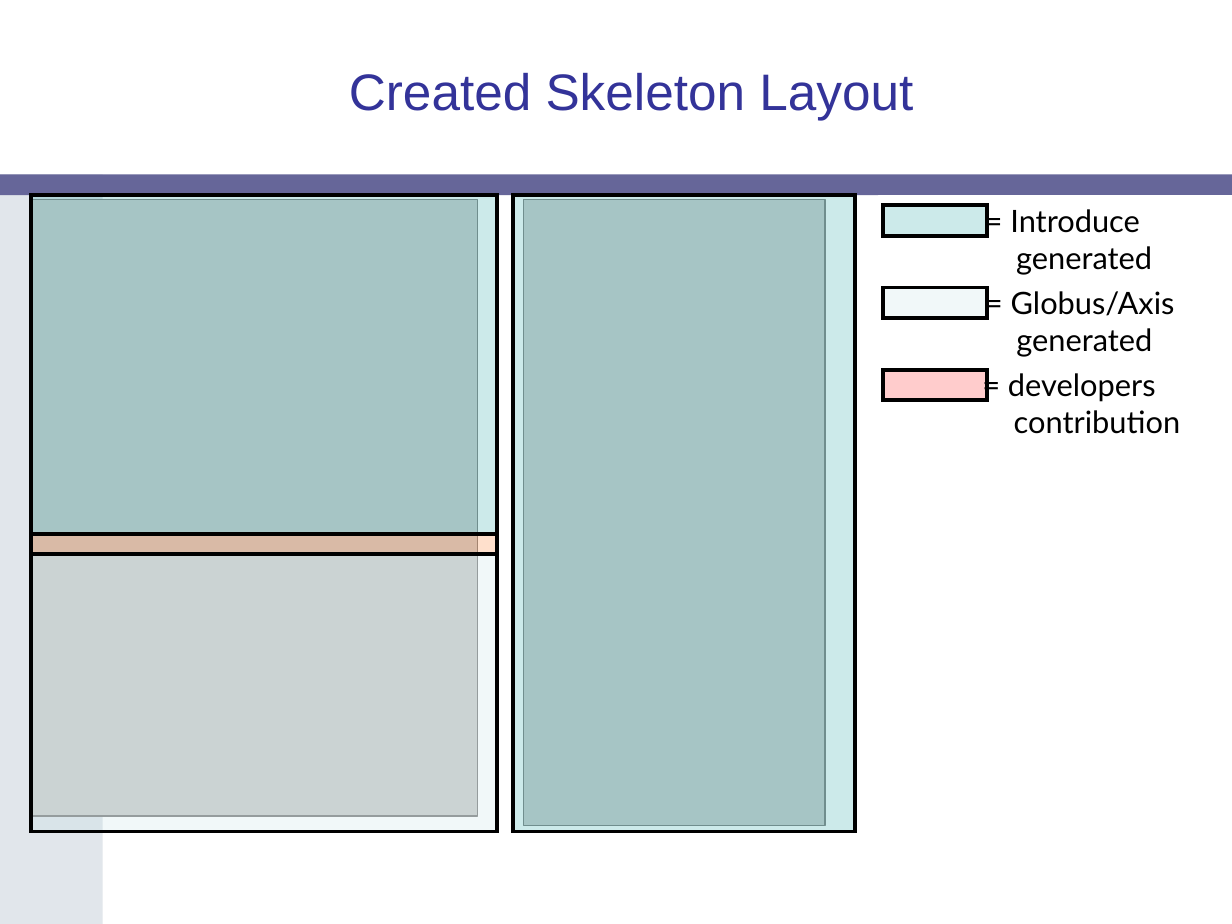
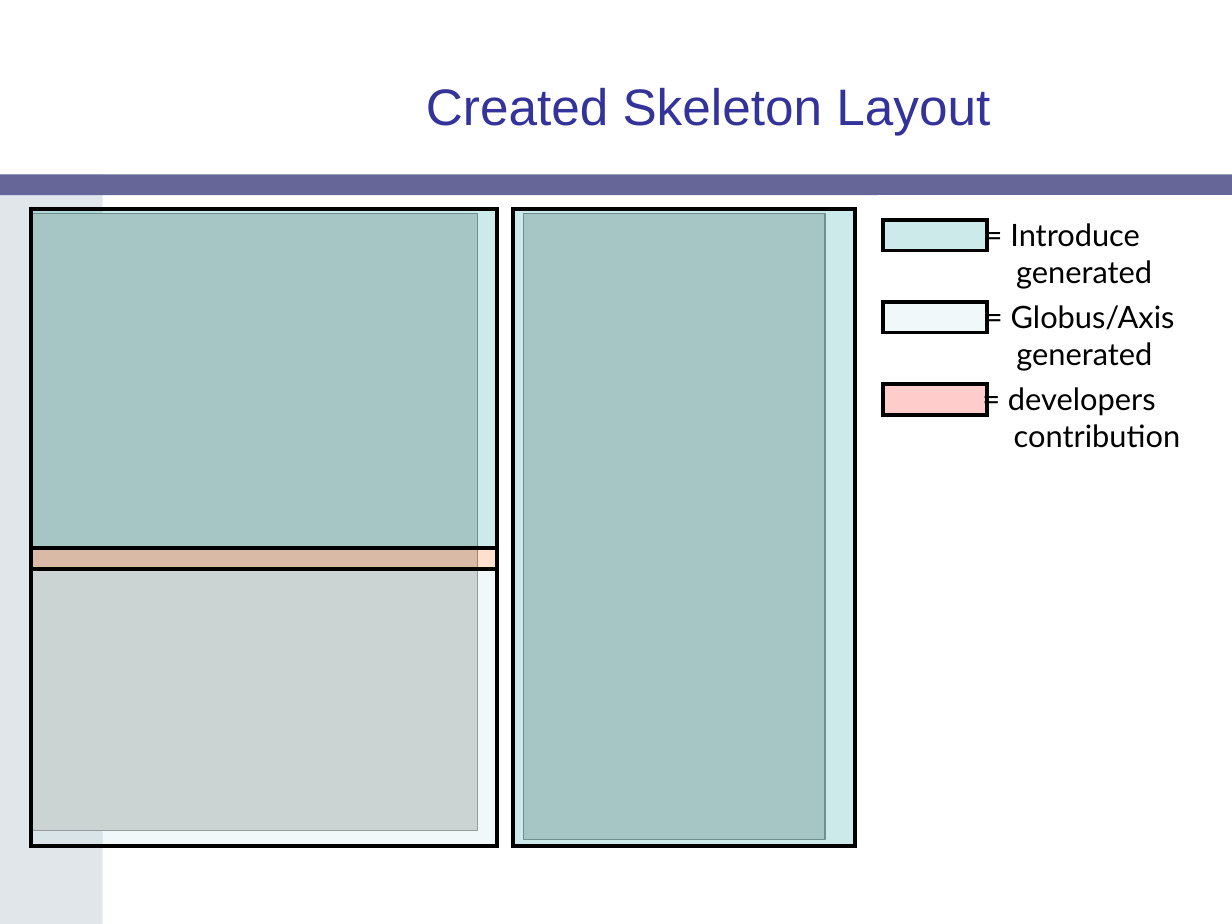
Before and after one commit to NCIP/cagrid-portal, a slide deck: slide 12 of cagrid-1-0/Documentation/presentations/introduce/gridWorld-2006-Introduce.ppt (slide 18 before the commit). Drawn at 1232x924 pixels with LibreOffice and Linux fonts; fonts in the diff are those of the drawing; grey boxes stand for pictures; background and template pictures are left out. Boxes give left, top, right and bottom in pixels: in the first picture for what was removed or moved away, otherwise in the second. Text is boxed around its words. In the diff, an @@ line names an element or a change of style, - is before the commit and + after.

```diff
--- a/cagrid-1-0/Documentation/presentations/introduce/gridWorld-2006-Introduce.ppt
+++ b/cagrid-1-0/Documentation/presentations/introduce/gridWorld-2006-Introduce.ppt
@@ title "Created Skeleton Layout": place and size @@
-title "Created Skeleton Layout" at bbox=[349, 73, 913, 120]
+title "Created Skeleton Layout" at bbox=[426, 88, 990, 135]
@@ 7 rectangles, 3 texts, 2 pictures: place and size @@
-7 rectangles, 3 texts, 2 pictures at bbox=[31, 195, 1180, 832]
+7 rectangles, 3 texts, 2 pictures at bbox=[31, 209, 1180, 846]
```
Also in this commit, not shown: 10 other slides changed, 3 slides added, 13 slides removed.
